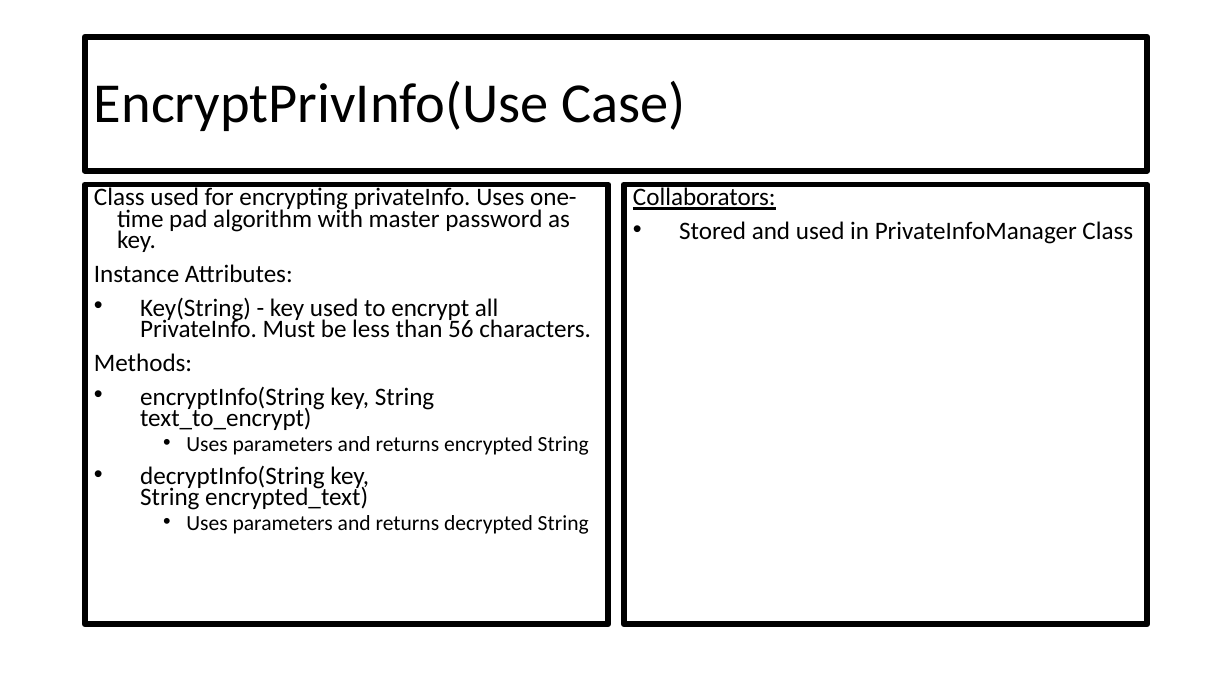
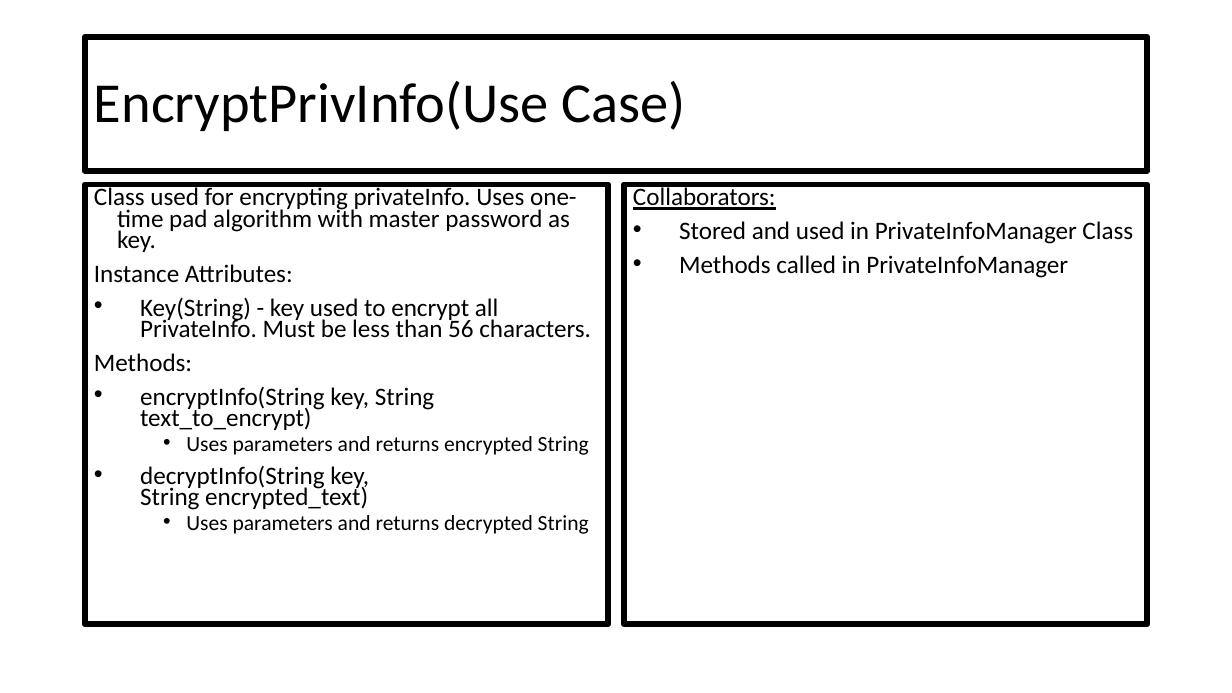
Before and after one commit to CSC207-UofT/course-project-group-020, a slide deck: slide 11 of phase0/CRC Cards.pptx. Drawn at 1232x693 pixels with LibreOffice and Linux fonts; fonts in the diff are those of the drawing. Boxes give left, top, right and bottom in pixels: in the first picture for what was removed or moved away, otherwise in the second. Text is boxed around its words. In the diff, an @@ line names an element or a change of style, - is before the commit and + after.

```diff
--- a/phase0/CRC Cards.pptx
+++ b/phase0/CRC Cards.pptx
@@ text at box(679, 255, 1068, 278): paragraph added @@
+• Methods called in PrivateInfoManager
```
Also in this commit, not shown: 7 other slides changed.
